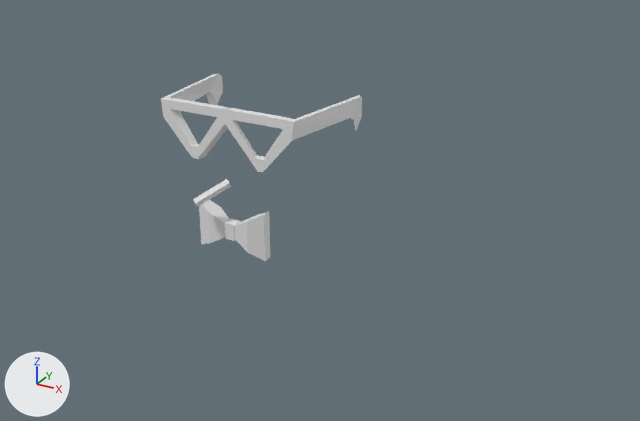
What one commit did to the Blender file P2/Fantasma.blend.
Camera for both pictures: a camera (50 mm lens) standing at (2.13, -3.67, 2.46) and looking at (0.02, 0.17, 0.54). Every picture has the same lights, and +X, +Y and +Z are marked at lower left. The same objects are shown in both versions, whatever each file hides.
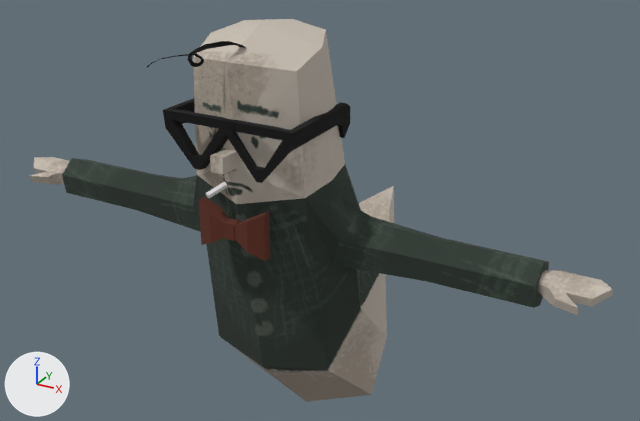
The change, as a diff of the scene's bpy script:
```diff
--- a/P2/Fantasma.blend.py
+++ b/P2/Fantasma.blend.py
@@ img_poul_uv_png @@
+img_poul_uv_png = load_image('poul_uv.png', '_unpacked/poul_uv.png', 1024, 1024, 'sRGB')
@@ mat_material_002 @@
+mat_material_002 = principled_material('Material.002')
+mat_material_002.base_color = (0.109, 0.0253, 0.0129)  # brown #5d2c1e
+mat_material_002.roughness = 1.0
@@ mat_material @@
+mat_material = principled_material('Material')
+mat_material.base_color = (0.0, 0.0, 0.0)  # black #000000
+mat_material.roughness = 1.0
@@ mat_cara @@
+mat_cara = principled_material('cara')
+mat_cara.texture = img_poul_uv_png
+mat_cara.roughness = 1.0
@@ me_plane @@
 # used by ob_plane; location = (0.0, 0.164, 0.0)
-me_plane.from_pydata(...)  # 36 vertices, 36 faces; spans x -0.017..0.408, y -0.806..-0.258, z 1.067..1.324
+me_plane.from_pydata(...)  # 36 vertices, 36 faces; spans x -0.019..0.338, y -0.806..-0.258, z 1.067..1.324
+# me_plane part 1: 34 of 36 vertices moved; they spanned x -0.017..0.408, y -0.806..-0.258, z 1.067..1.324 and now span x -0.019..0.338, y -0.806..-0.258, z 1.067..1.324; mean shift (-0.035, 0.006, 0.0); largest move (0.391, -0.376, 1.238) -> (0.29, -0.373, 1.238)
+me_plane.materials.append(mat_material)  # black #000000
@@ me_plane_001 @@
 me_plane_001.from_pydata(...)  # 20 vertices, 17 faces; spans x 0.0..0.177, y -0.819..-0.732, z 0.629..0.859
+me_plane_001.materials.append(mat_material_002)  # brown #5d2c1e
@@ me_cube_007 @@
+me_cube_007.from_pydata(...)  # 234 vertices, 465 faces; spans x -1.68..1.68, y -0.74..1.22, z -0.68..1.64
+me_cube_007.materials.append(mat_cara)  # picture img_poul_uv_png
@@ me_plane_002 @@
+me_plane_002.from_pydata(...)  # 44 vertices, 21 faces; spans x -0.186..0.029, y -0.91..-0.461, z 1.503..1.611
+me_plane_002.materials.append(mat_material)  # black #000000
@@ ob_cylinder @@
 ob_cylinder = bpy.data.objects.new('Cylinder', me_cylinder)
-ob_cylinder.location = (-0.015, 0.0, 0.904)
+ob_cylinder.location = (-0.015, 0.061, 0.904)
 ob_cylinder.scale = (0.0302, 0.0302, 0.0302)
@@ ob_plane @@
 ob_plane = bpy.data.objects.new('Plane', me_plane)
-ob_plane.location = (0.0, 0.164, 0.0)
+ob_plane.location = (0.0, 0.164, -0.051)
 _m = ob_plane.modifiers.new('Mirror', 'MIRROR')
@@ ob_fantasma2 @@
+ob_fantasma2 = bpy.data.objects.new('fantasma2', me_cube_007)
+ob_fantasma2.location = (0.0, 0.0, 0.038)
+ob_fantasma2.scale = (0.974, 0.974, 0.974)
@@ ob_plane_002 @@
+ob_plane_002 = bpy.data.objects.new('Plane.002', me_plane_002)
+ob_plane_002.location = (0.0, 0.0, 0.0)
```

Changed parts and their boxes (x1, y1, x2, y2) in the pictures (640 x 421 px):
'fantasma2', added
    after: (30, 19, 613, 402)
'Plane', recoloured, reshaped, moved (grey to black)
    before: (161, 74, 362, 172)
    after: (163, 98, 350, 183)
'Plane.001', recoloured (grey to brown)
    both: (199, 197, 270, 261)
'Plane.002', added
    after: (147, 41, 246, 68)
'Cylinder', moved
    before: (192, 179, 231, 207)
    after: (206, 182, 227, 198)
